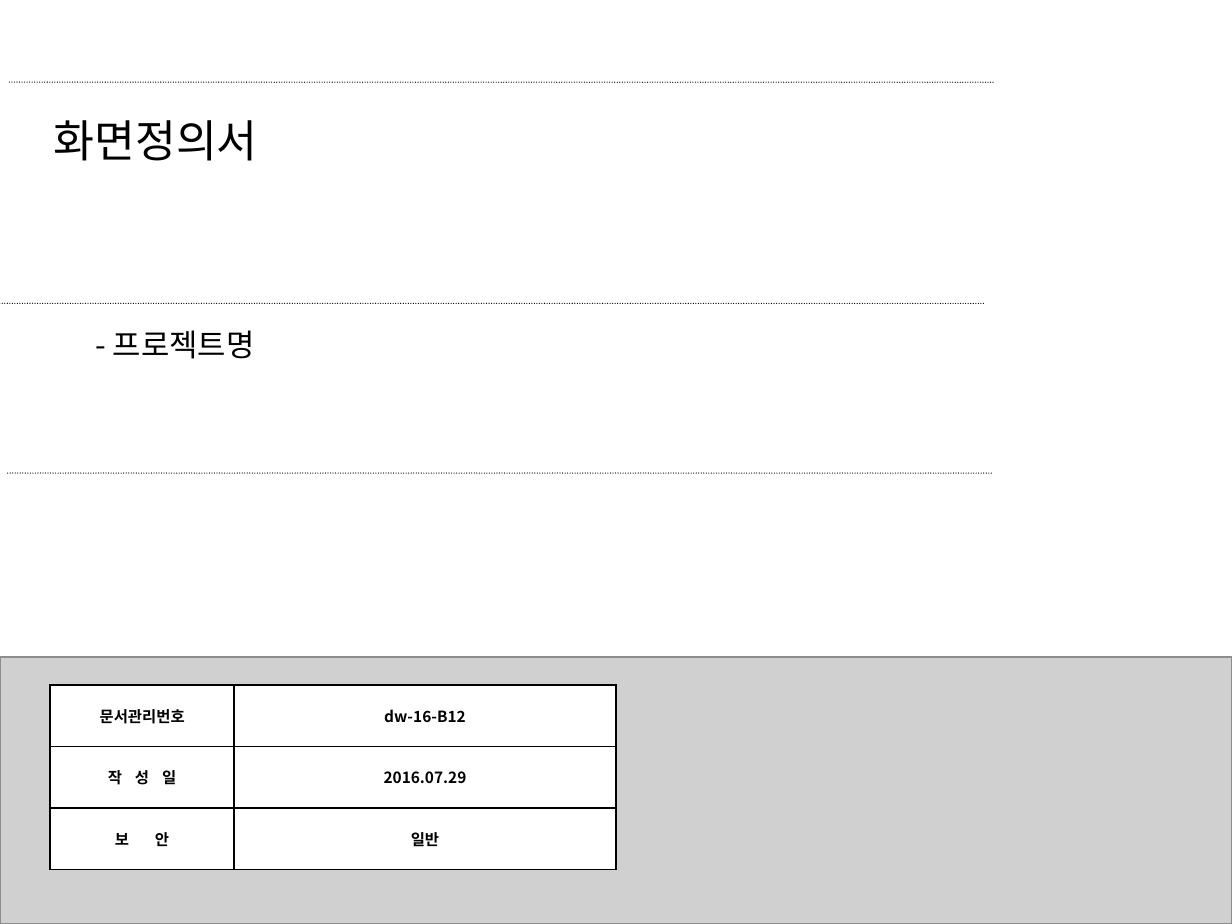
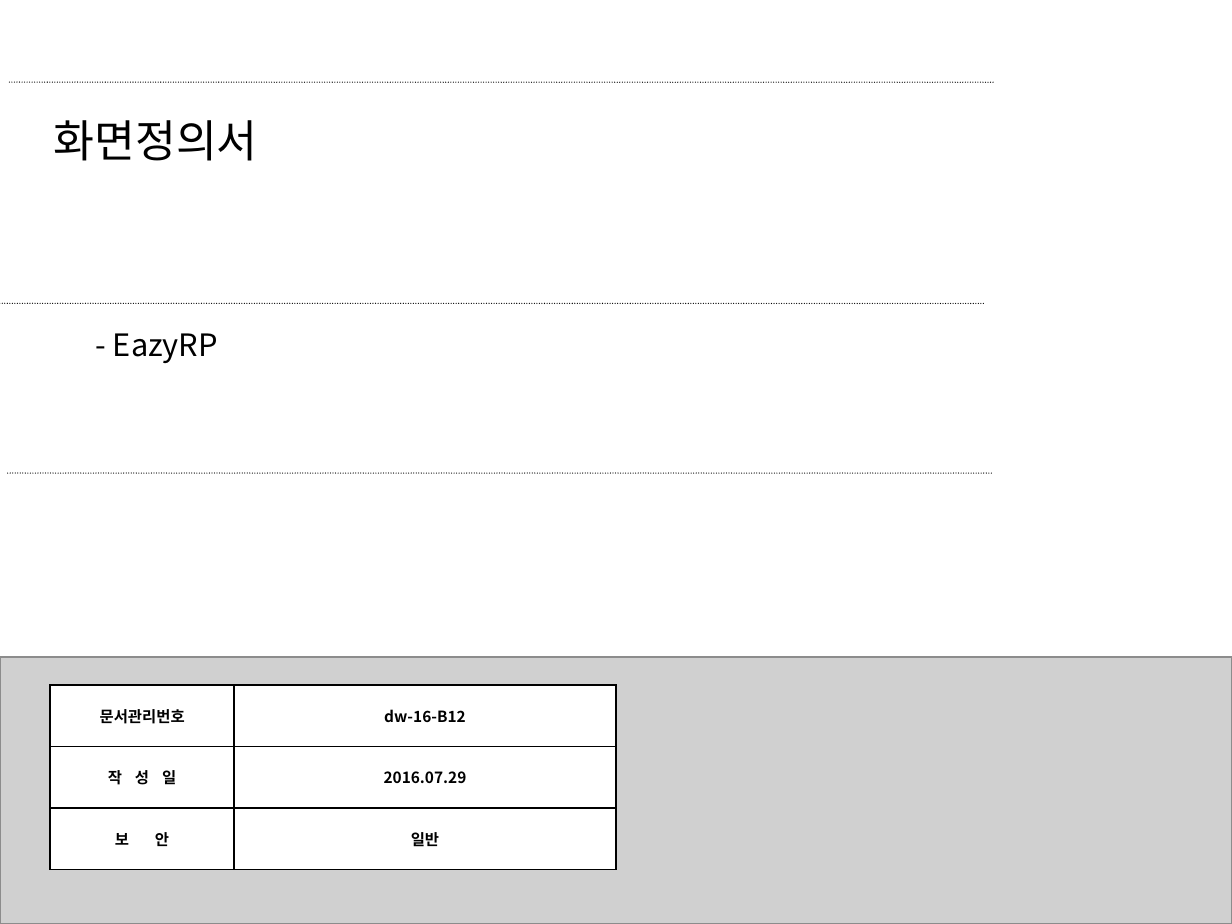
Before and after one commit to dw-final-project/dwFinal, a slide deck: slide 1 of 프로젝트 관련 자료/14.화면정의서_v0.1 최종 2023.07.05.pptx. Drawn at 1232x924 pixels with LibreOffice and Linux fonts; fonts in the diff are those of the drawing; grey boxes stand for pictures. Boxes give left, top, right and bottom in pixels: in the first picture for what was removed or moved away, otherwise in the second. Text is boxed around its words. In the diff, an @@ line names an element or a change of style, - is before the commit and + after.

Commit message:
sad

```diff
--- a/프로젝트 관련 자료/14.화면정의서_v0.1 최종 2023.07.05.pptx
+++ b/프로젝트 관련 자료/14.화면정의서_v0.1 최종 2023.07.05.pptx
@@ text at (113,333,218,363): text changed @@
-- 프로젝트명
+- EazyRP
```
Also in this commit, not shown: 1 other slide changed, 6 slides removed.
